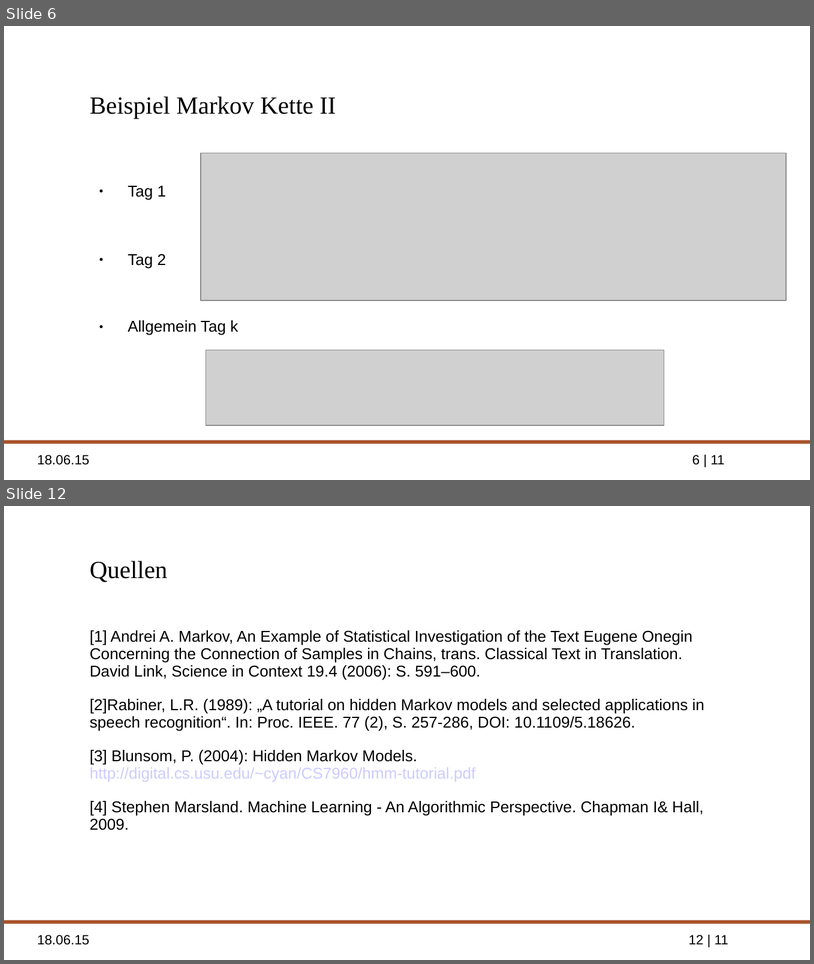
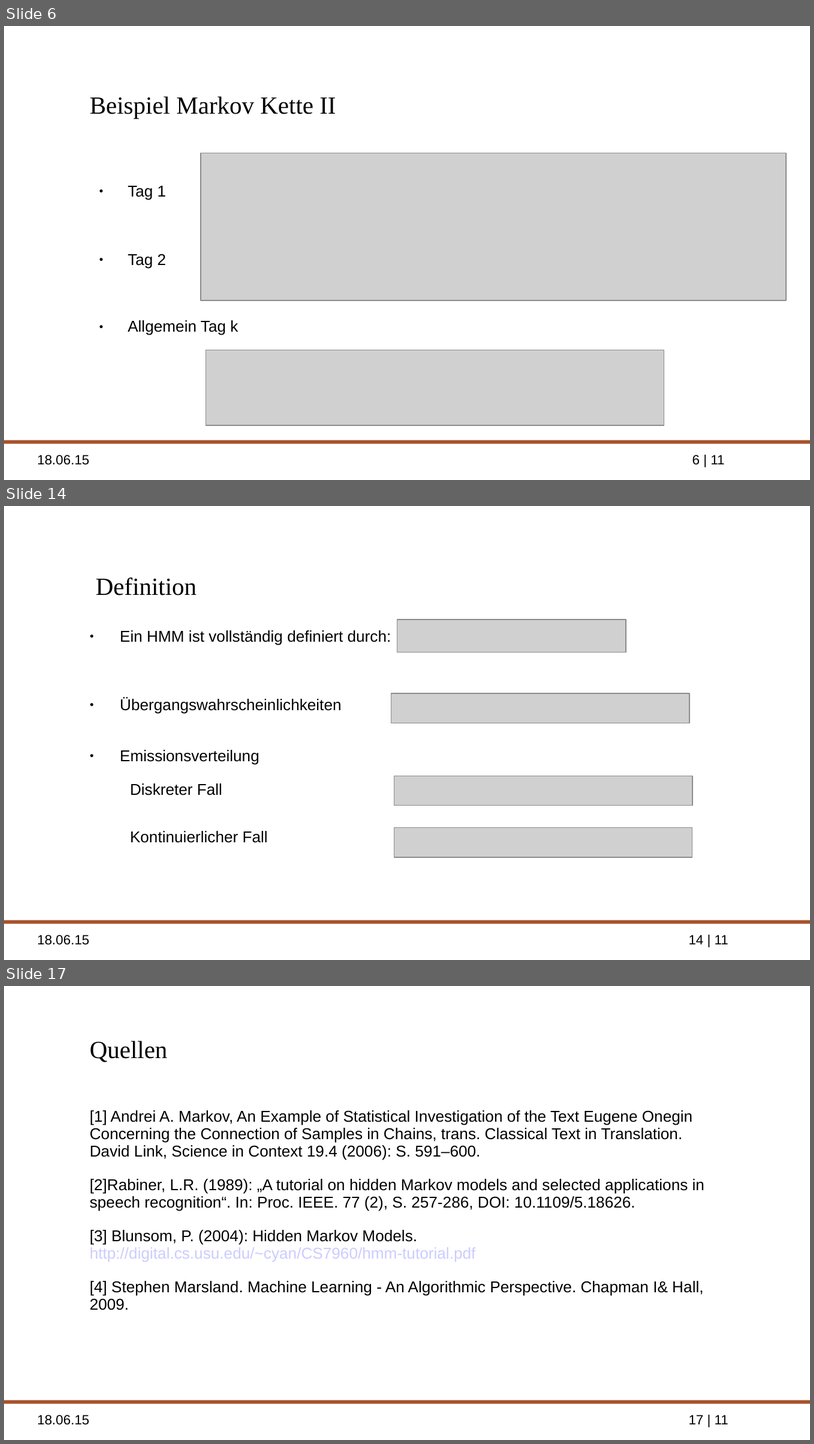
Before and after one commit to ppasler/Formale-Methoden-HMM, a slide deck: presentation/hidden_markov_pasler.odp. Shown one above the other, each under a label of ours: slides 6 and 12 before the commit, slides 6, 14 and 17 after it; the slides between them are not shown. The pictures are 814x964 and 814x1444 pixels, drawn with LibreOffice and Linux fonts; fonts in the diff are those of the drawing; grey boxes stand for pictures; background and template pictures are left out. Boxes give left, top, right and bottom in pixels: in the first picture for what was removed or moved away, otherwise in the second. Text is boxed around its words. In the diff, an @@ line names an element or a change of style, - is before the commit and + after.

```diff
--- a/presentation/hidden_markov_pasler.odp
+++ b/presentation/hidden_markov_pasler.odp
@@ slide 14 added at bbox=[4, 506, 810, 960], background picture (left out); not listed: 3 template elements that a slide beside it also shows @@
@@ title added at bbox=[96, 577, 197, 595], 22 pt, text #000000 @@
+Definition
@@ text added at bbox=[120, 630, 392, 843], 14 pt, text #000000 @@
+● Ein HMM ist vollständig definiert durch:
+● Übergangswahrscheinlichkeiten
+● Emissionsverteilung
+  Diskreter Fall
+  Kontinuierlicher Fall
@@ picture added at bbox=[398, 620, 627, 653] @@
@@ picture added at bbox=[391, 693, 689, 723] @@
@@ picture added at bbox=[394, 775, 693, 805] @@
@@ picture added at bbox=[394, 828, 693, 858] @@
@@ what was slide 12 is now slide 17 @@
@@ page number at bbox=[689, 1414, 729, 1424]: text changed @@
-12 | 11
+17 | 11
```
Also in this commit, not shown: 5 slides changed, 4 other slides added, 3 other files.
